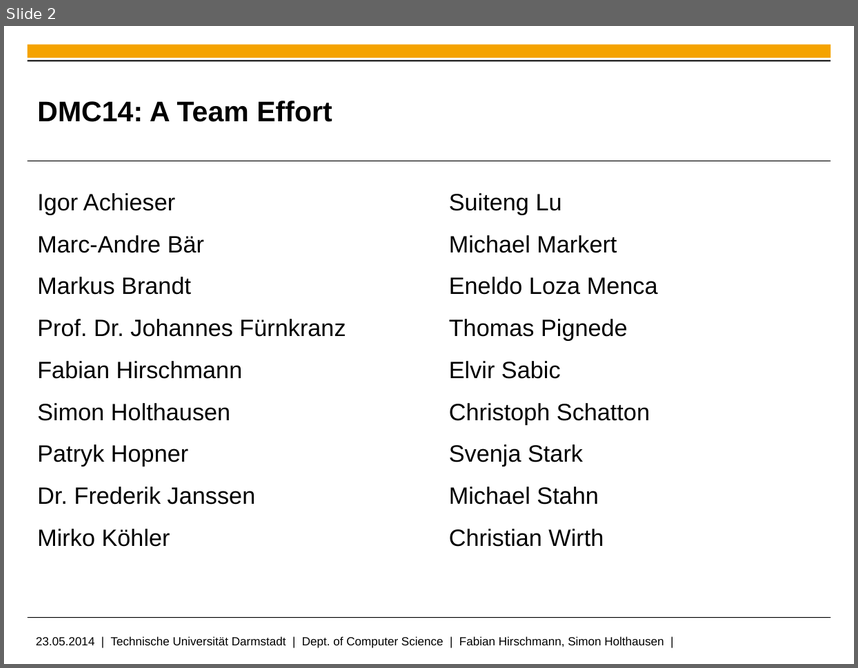
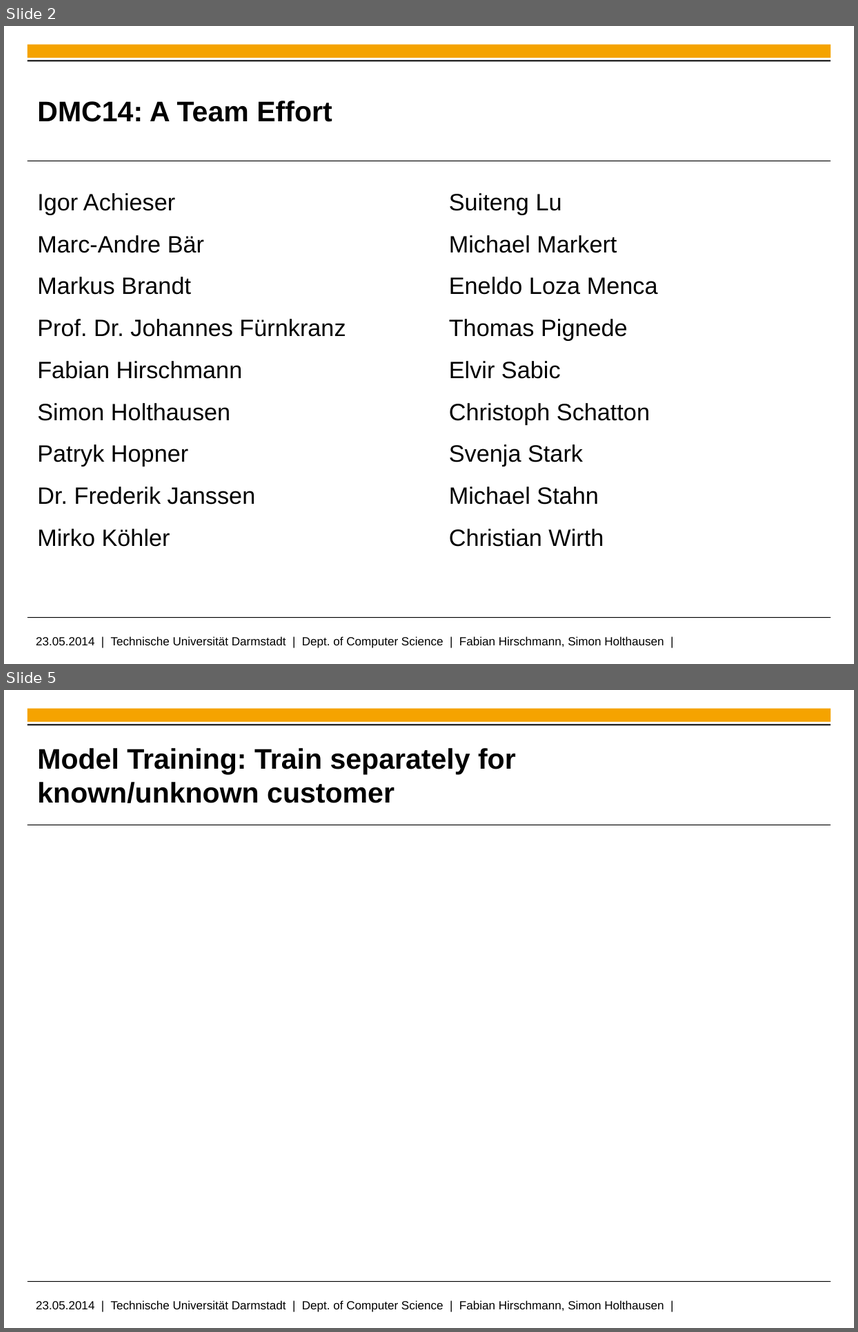
Before and after one commit to fhirschmann/ml_dmc2014, a slide deck: doc/pres-prudsys.pptx. Shown one above the other, each under a label of ours: slide 2 before the commit, slides 2 and 5 after it; the slides between them are not shown. The pictures are 858x668 and 858x1332 pixels, drawn with LibreOffice and Linux fonts; fonts in the diff are those of the drawing; background and template pictures are left out. Boxes give left, top, right and bottom in pixels: in the first picture for what was removed or moved away, otherwise in the second. Text is boxed around its words. In the diff, an @@ line names an element or a change of style, - is before the commit and + after.

```diff
--- a/doc/pres-prudsys.pptx
+++ b/doc/pres-prudsys.pptx
@@ slide 5 added at (x1=4, y1=690, x2=854, y2=1328), background #FFFFFF; not listed: 5 template elements that a slide beside it also shows @@
@@ title added at (x1=37, y1=748, x2=516, y2=803), 24 pt, text #000000, bold @@
+Model Training: Train separately for known/unknown customer
```
Also in this commit, not shown: 2 other slides added.
